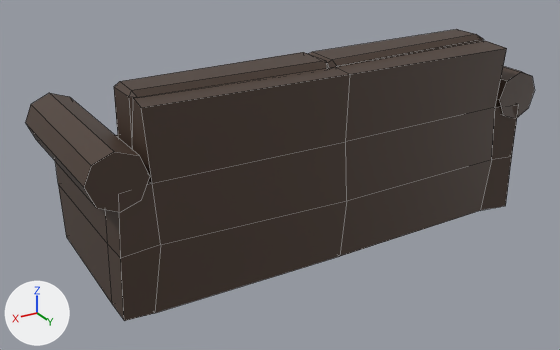
Before and after pictures for a commit that changed the FBX model Assets/Models/Props/couch.fbx.
Before and after are seen from a 50 mm camera at (2.51, 3.94, 2.36) aimed at (0.14, -0.01, 0.38). The lights are fixed; the arrows at lower left show +X, +Y and +Z. Mesh edges are drawn as thin lines. Where no turn or scale is listed for an object, it has been applied to the vertices.
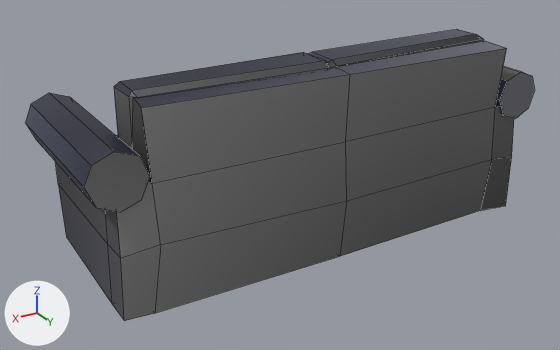
The edits, one by one:
Picture 'Hospital Atlas.png' (img_hospital_atlas_png) is new.
Material 'Matte' (mat_matte) is new.
Its texture is img_hospital_atlas_png.
me_cube_001 is used by ob_cube; location (0.0, 0.0, 0.0).
me_cube_001 had 158 vertices, 140 faces and spanned x -1.55..1.55, y -0.61..0.53, z 0.0..1.2.
me_cube_001 no longer uses material mat_counch (brown #4b3b31).
me_cube_001 now has 158 vertices, 140 faces and spans x -1.55..1.55, y -0.61..0.52, z 0.0..1.2.
Part 1, on me_cube_001:
Vertex 14 of me_cube_001 moves from (1.39, 0.52, 0.75) at pixel (118, 194) to (1.39, 0.45, 0.75).
Part 2, on me_cube_001:
Vertex 77 of me_cube_001 moves from (-1.39, 0.53, 0.75) at pixel (518, 104) to (-1.39, 0.49, 0.75).
me_cube_001 part 3: texture (UV) coordinates of 140 of 140 faces, centred in x -1.53..1.53, y -0.61..0.52, z 0.0..1.2, changed; they spanned u 0.0..1.0, v 0.0..1.0 and now span u 0.02..0.1, v 0.4..0.48.
me_cube_001 now uses material mat_matte (picture img_hospital_atlas_png).

What differs and where, as boxes (x1, y1, x2, y2) in the pictures (560 x 350 px; the box of a moved part takes in the faces that stretch with it):
'Cube', recoloured, reshaped, surface changed (black to grey): (25, 29, 534, 321) in both
part 1 of me_cube_001, moved or reshaped: (105, 182, 161, 258) in both
part 2 of me_cube_001, moved or reshaped: before (492, 104, 519, 159); after (492, 105, 514, 159)
part 3 of me_cube_001, surface changed (black to grey): (25, 29, 534, 321) in both
